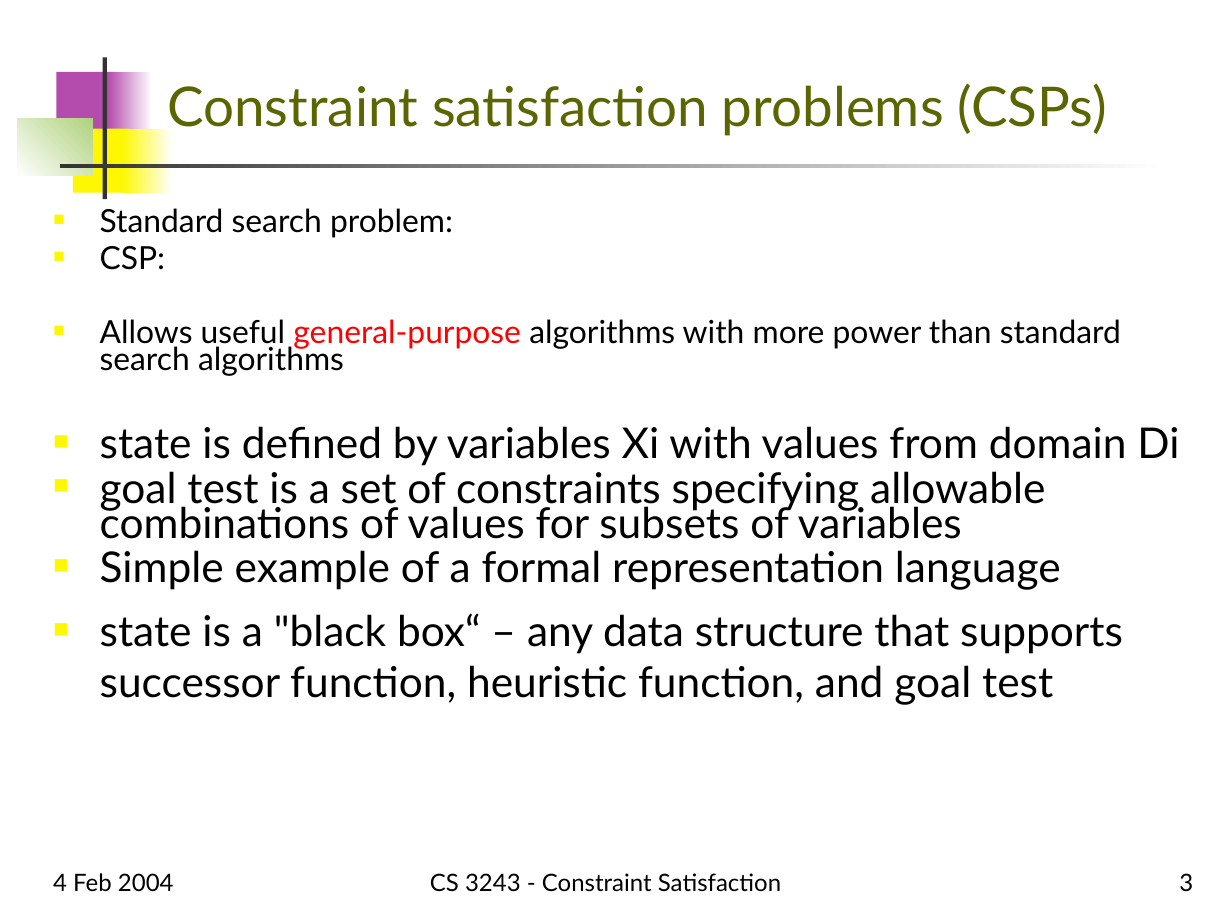
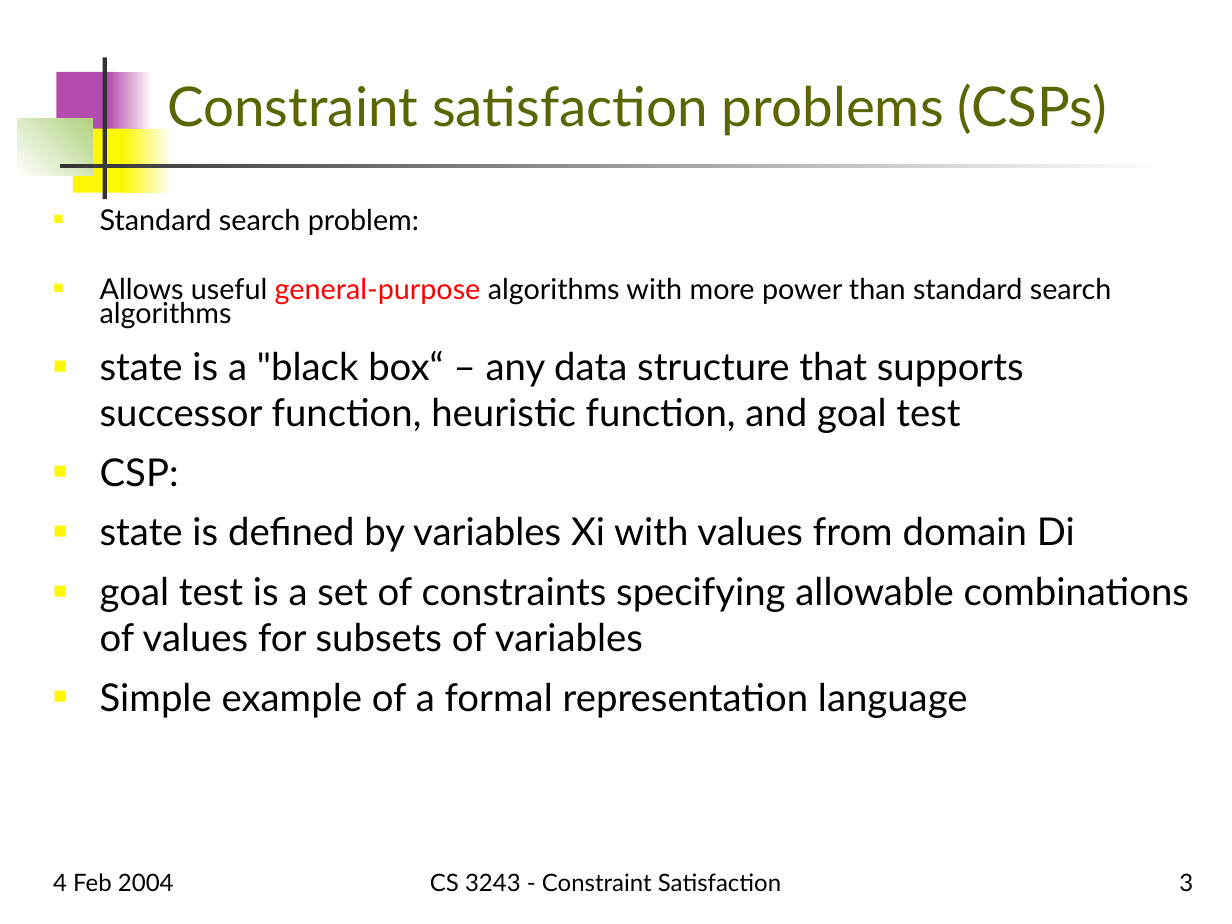
Before and after one commit to Rafi-afridi/Artificial_intelligence, a slide deck: slide 3 of Book slides/m5-csp.ppt. Drawn at 1232x924 pixels with LibreOffice and Linux fonts; fonts in the diff are those of the drawing. Boxes give left, top, right and bottom in pixels: in the first picture for what was removed or moved away, otherwise in the second. Text is boxed around its words. In the diff, an @@ line names an element or a change of style, - is before the commit and + after.

```diff
--- a/Book slides/m5-csp.ppt
+++ b/Book slides/m5-csp.ppt
@@ text at (100, 208, 1189, 718): size 18.6 to 16.8 pt in "Standard search problem:"; size 18.6 to 22.4 pt in "CSP:"; size 24.8 to 22.4 pt in "state is defined by variables Xi with ...", "goal test is a set of constraints ...", "Simple example of a formal representation language"; more space between paragraphs; line spacing 0.7 to 1 @@
@@ text at (100, 277, 1112, 433): paragraphs added @@
+■ Allows useful general-purpose algorithms with more power than standard search algorithms
+■ state is a "black box“ – any data structure that supports successor function, heuristic function, and goal test
@@ text at (100, 319, 1121, 376): paragraph removed @@
-■ Allows useful general-purpose algorithms with more power than standard search algorithms
@@ text at (100, 613, 1123, 705): paragraph removed @@
-■ state is a "black box“ – any data structure that supports successor function, heuristic function, and goal test
```
Also in this commit, not shown: 6 other files.
